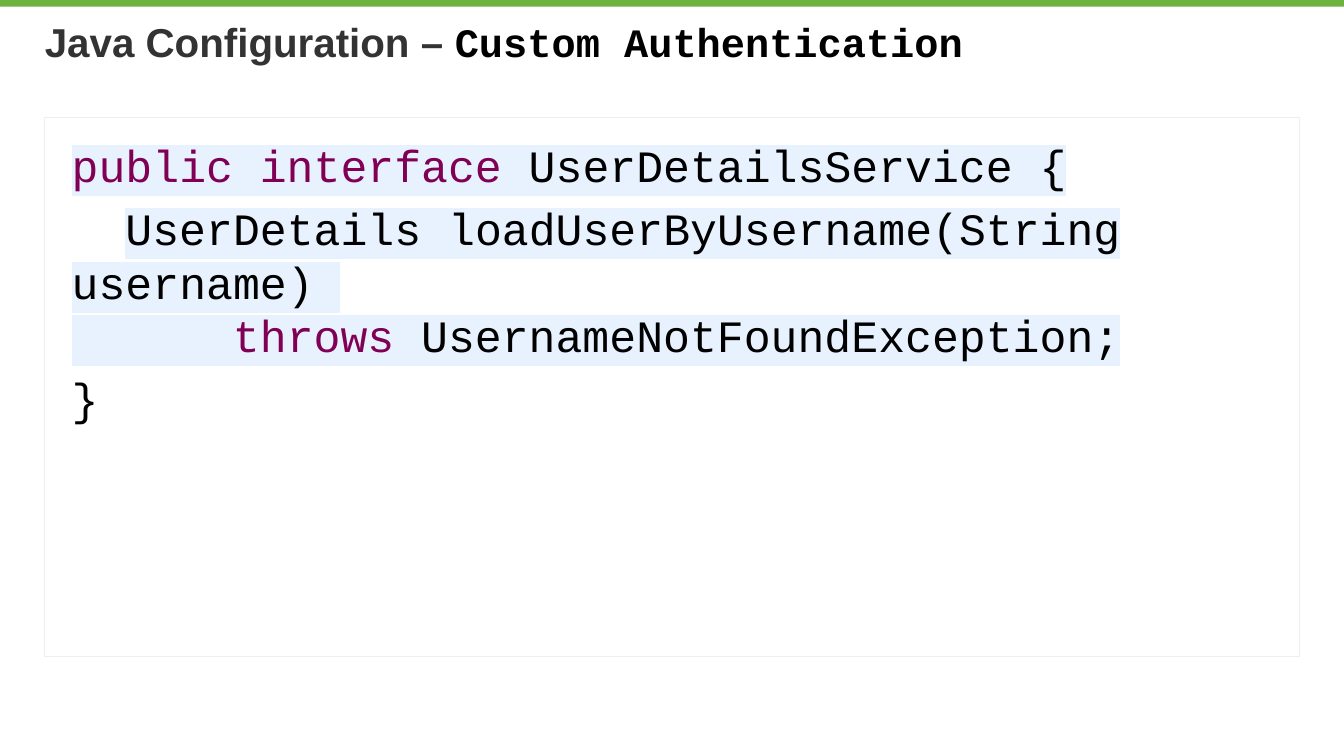
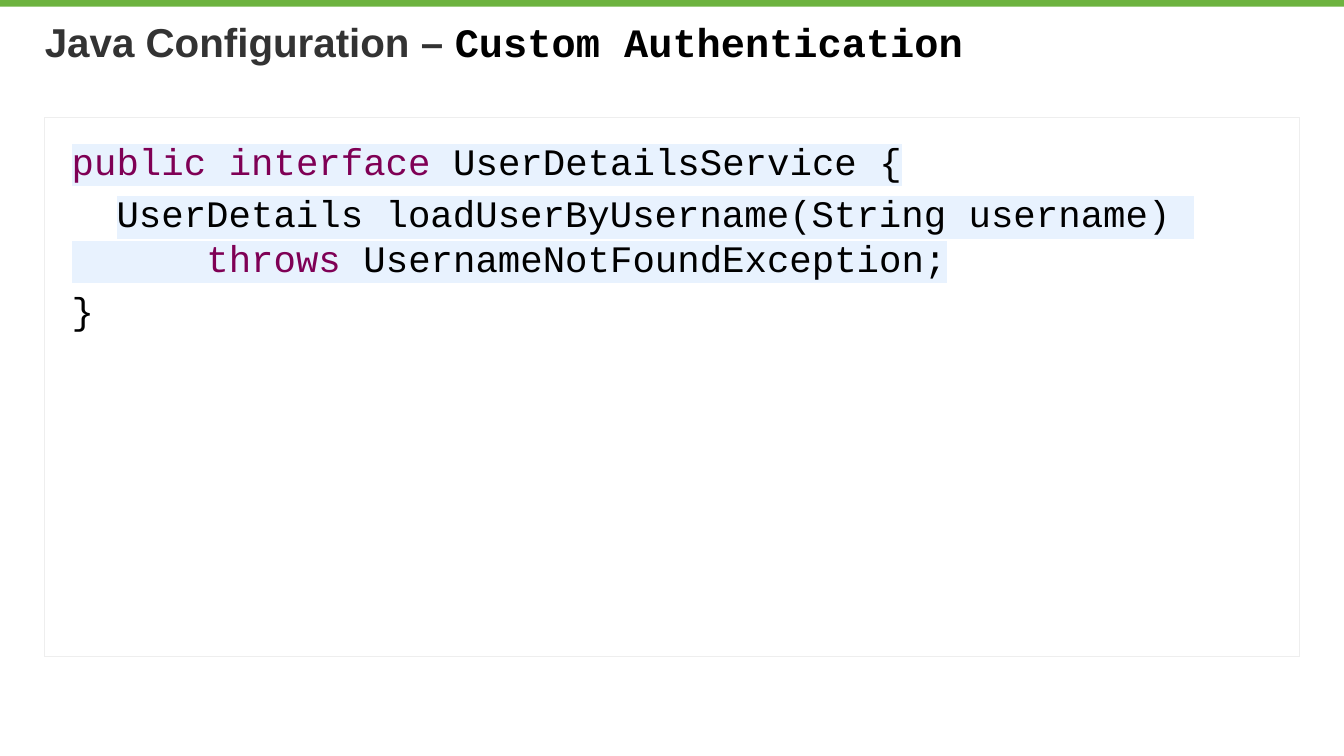
Before and after one commit to rwinch/spring-security-0-to-4.0, a slide deck: slide 26 of spring-security-0-to-4.0.pptx (slide 23 before the commit). Drawn at 1344x756 pixels with LibreOffice and Linux fonts; fonts in the diff are those of the drawing; background and template pictures are left out. Boxes give left, top, right and bottom in pixels: in the first picture for what was removed or moved away, otherwise in the second. Text is boxed around its words. In the diff, an @@ line names an element or a change of style, - is before the commit and + after.

```diff
--- a/spring-security-0-to-4.0.pptx
+++ b/spring-security-0-to-4.0.pptx
@@ text "public interface UserDetailsService {" at [44, 118, 1300, 657]: size 24 to 20 pt @@
```
Also in this commit, not shown: 7 other slides changed, 5 slides added, 3 other files.
